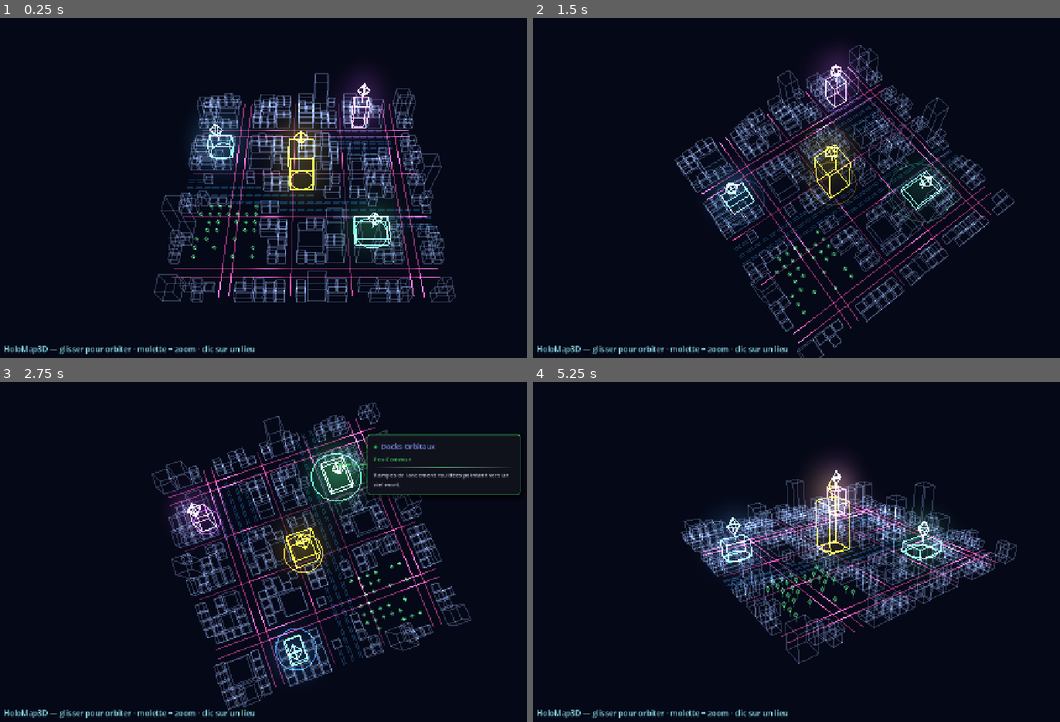
Above: before the commit, frames 1-4 (two rows, left to right).
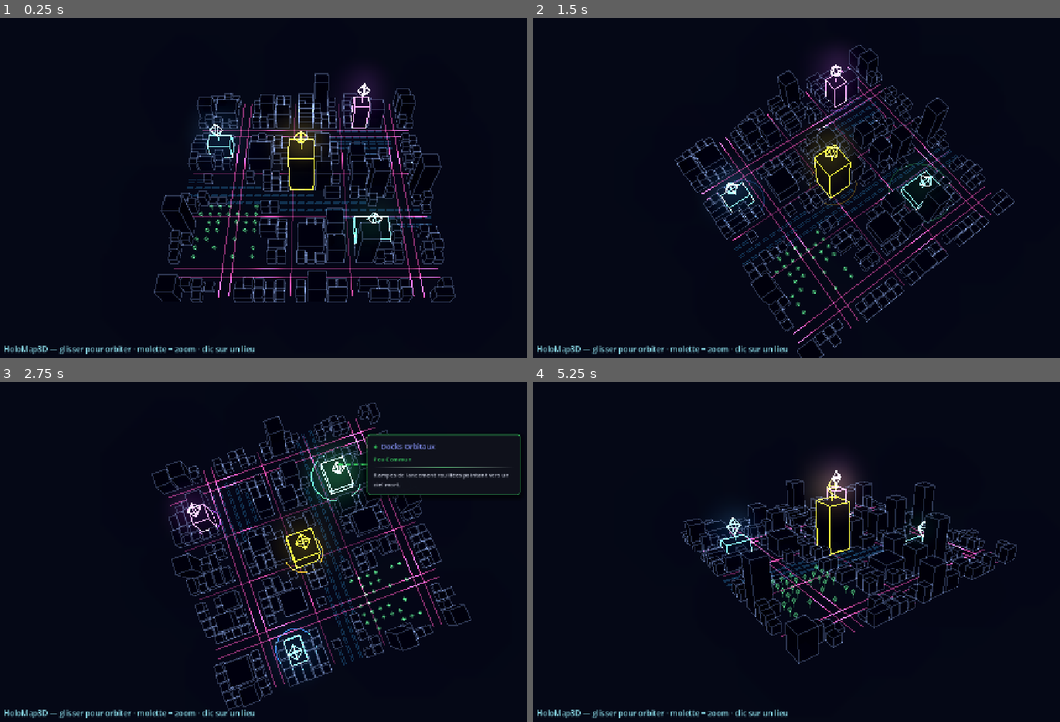
Above: after the commit, the same moments.

Repository: Rhend/Reliquary
Game: Godot game, scene res://scenes/holomap3d/holo_map_3d.tscn
Same seed, same stepped clock (60 frames per second), same inputs: the game is played once before the commit and once after it. This scene is started directly instead of the project's main scene.
Inputs (mouse positions are in pixels of both pictures, inside the frame that each line leads up to):
- Up to frame 1 (0.25 s): no input
- Up to frame 2 (1.5 s): tap Enter at 0.5, 0.6 s; move the mouse to (975, 167) at 0.52 s; hold Right 0.53-1.25 s; click (975, 167) at 0.67 s; tap Space (ui_select) at 0.77 s; drag from (717, 201) to (807, 252) at 1.27 s
- Up to frame 3 (2.75 s): move the mouse to (368, 470) at 2.02 s; hold Right from 2.03 s (still down); tap Enter at 2.1 s
- Up to frame 4 (5.25 s): release Right at 2.75 s; drag from (807, 616) to (654, 497) at 2.77 s; move the mouse to (1023, 599) at 3.52 s; hold Left 3.53-4.25 s; tap Enter at 3.6, 5.1 s; tap Space (ui_select) at 3.77 s; drag from (654, 497) to (743, 460) at 4.27 s; move the mouse to (870, 548) at 5.02 s; hold Left from 5.03 s (still down); click (870, 548) at 5.17 s

The runs differ from the first frame. In frame 1, 6.7% of the frame differs, in the area x 30-86%, y 17-84%; in frame 2, 4.5%; in frame 3, 4.1%; in frame 4, 8.2%, in the area x 28-92%, y 28-80%.

Commit message:
feat(holomap3d): faces sombres semi-opaques (occlusion douce, anti-fouillis)
Ajoute aux bâtiments (remplissage + lieux) des faces extérieures remplies très
sombres et semi-transparentes (holo_face.gdshader, blend_mix) qui ÉCRIVENT la
profondeur (depth_draw_always) → les arêtes des bâtiments derrière sont
occultées au lieu de traverser (fin du « rayon X »). Les arêtes lumineuses
(additif) sont dessinées par-dessus (render_priority plus haut) et les faces
légèrement insérées (96 %) → arêtes jamais avalées, glow des lieux préservé.

Opacité des faces exposée (opacite_faces, 0=holo → 1=masquant) + couleur
(couleur_faces, très sombre). Contour creux, routes-néon, fond noir, lieux
tier_color+glow, pins/tooltip/orbite : inchangés.

Co-Authored-By: Claude Opus 4.8 <noreply@anthropic.com>

Diff:
--- a/scenes/holomap3d/HoloLocation3D.gd
+++ b/scenes/holomap3d/HoloLocation3D.gd
@@ -30,6 +30,8 @@
 var pin_float: float = 0.6               # distance du pin au-dessus du toit
 var ring_radius: float = 0.8
 var line_shader: Shader
+var face_material: Material               # faces sombres semi-opaques (occlusion)
+var face_inset: float = 0.96
 
 var _t := 0.0
 var _hover := false
@@ -84,6 +86,18 @@
 			clique.emit(lieu_id)
 
 func _construire() -> void:
+	# ── Faces sombres semi-opaques (occlusion douce), légèrement insérées ──
+	if face_material != null:
+		var sf := HoloMesh3D.st_tri()
+		var nf := HoloMesh3D.box_faces(sf, Vector3.ZERO,
+				taille_x * face_inset, hauteur * face_inset, taille_z * face_inset)
+		var fmesh := HoloMesh3D.commit(sf, nf)
+		if fmesh != null:
+			var mif := MeshInstance3D.new()
+			mif.mesh = fmesh
+			mif.material_override = face_material
+			add_child(mif)
+
 	# ── Bâtiment-lieu : contour creux UNIQUEMENT (12 arêtes, pas de quadrillage) ──
 	var sb := HoloMesh3D.st()
 	var n := HoloMesh3D.box(sb, Vector3.ZERO, taille_x, hauteur, taille_z, col)
--- a/scenes/holomap3d/HoloMap3D.gd
+++ b/scenes/holomap3d/HoloMap3D.gd
@@ -30,6 +30,8 @@
 const LINE_SHADER := preload("res://scenes/holomap3d/holo_line.gdshader")
 const POST_SHADER := preload("res://scenes/holomap3d/holo_post.gdshader")
 const ROUTE_SHADER := preload("res://scenes/holomap3d/holo_route.gdshader")
+const FACE_SHADER := preload("res://scenes/holomap3d/holo_face.gdshader")
+const FACE_INSET := 0.96   # faces légèrement insérées → les arêtes ne sont pas avalées
 
 @export var seed_val := 1337
 
@@ -76,6 +78,10 @@
 # ─── Palette (DA UIColors) ────────────────────────────────────
 @export_group("Palette")
 @export var couleur_decor_bati := Color(0.34, 0.40, 0.52)  # bleu-gris désaturé (remplissage)
+# Faces sombres semi-transparentes (occlusion douce). Opacité réglable :
+# 0 = quasi transparent (très holo) → 1 = bien masquant.
+@export var couleur_faces := Color(0.02, 0.03, 0.06)
+@export_range(0.0, 1.0) var opacite_faces := 0.5
 @export var couleur_eau := Color(0.16, 0.42, 0.62)
 @export var couleur_parc := Color(0.22, 0.52, 0.30)
 @export var luminosite_decor := 0.5   # émission FAIBLE du décor (sous le seuil de glow)
@@ -104,6 +110,7 @@
 var _lieux_node: Node3D
 var _mat_decor: ShaderMaterial
 var _mat_routes: ShaderMaterial
+var _mat_faces: ShaderMaterial
 var _post_mat: ShaderMaterial
 
 var _yaw := 0.0
@@ -173,6 +180,14 @@
 	_mat_routes.set_shader_parameter("flux_intensite", flux_intensite)
 	_mat_routes.set_shader_parameter("flux_vitesse", flux_vitesse)
 	_mat_routes.set_shader_parameter("flux_frequence", flux_frequence)
+
+	# Faces sombres : dessinées AVANT les arêtes (render_priority plus bas) et
+	# écrivant la profondeur → occlusion des lignes derrière.
+	_mat_faces = ShaderMaterial.new()
+	_mat_faces.shader = FACE_SHADER
+	_mat_faces.set_shader_parameter("face_color", couleur_faces)
+	_mat_faces.set_shader_parameter("opacite", opacite_faces)
+	_mat_faces.render_priority = -1
 
 func _setup_post() -> void:
 	var layer := CanvasLayer.new()
@@ -365,8 +380,10 @@
 	var rng := RandomNumberGenerator.new()
 	rng.seed = seed_val
 	var occ := {}
-	var s := HoloMesh3D.st()
+	var s := HoloMesh3D.st()           # arêtes lumineuses
+	var sf := HoloMesh3D.st_tri()      # faces sombres semi-opaques
 	var n := 0
+	var nf := 0
 	var col := Color(couleur_decor_bati, 0.85)
 	for x in grille:
 		for y in grille:
@@ -390,7 +407,16 @@
 			var centre := _centre_emprise(x, y, g.emprise)
 			# Contour creux UNIQUEMENT (12 arêtes) — aucun quadrillage interne.
 			n += HoloMesh3D.box(s, centre, sx, sy, sz, col)
+			# Faces sombres légèrement insérées (occlusion douce).
+			nf += HoloMesh3D.box_faces(sf, centre, sx * FACE_INSET, sy * FACE_INSET, sz * FACE_INSET)
 	_ajouter_mesh(HoloMesh3D.commit(s, n), "Ville")
+	var fmesh := HoloMesh3D.commit(sf, nf)
+	if fmesh != null:
+		var mif := MeshInstance3D.new()
+		mif.name = "VilleFaces"
+		mif.mesh = fmesh
+		mif.material_override = _mat_faces
+		_monde.add_child(mif)
 
 # Premier gabarit (ordre aléatoire) dont l'emprise tient ici (pas de route /
 # décor / occupé / hors-grille sous l'empreinte).
@@ -476,6 +502,8 @@
 		loc.etages       = l.etages
 		loc.ring_radius  = maxf(l.emprise.x, l.emprise.y) * taille_cellule * 0.7
 		loc.line_shader  = LINE_SHADER
+		loc.face_material = _mat_faces
+		loc.face_inset   = FACE_INSET
 		loc.position     = _centre_emprise(l.cellule.x, l.cellule.y, l.emprise)
 		loc.clique.connect(_on_lieu_clique)
 		loc.survol_change.connect(_on_survol)
--- a/scenes/holomap3d/HoloMesh3D.gd
+++ b/scenes/holomap3d/HoloMesh3D.gd
@@ -12,6 +12,42 @@
 	var s := SurfaceTool.new()
 	s.begin(Mesh.PRIMITIVE_LINES)
 	return s
+
+# SurfaceTool en triangles (faces pleines des bâtiments).
+static func st_tri() -> SurfaceTool:
+	var s := SurfaceTool.new()
+	s.begin(Mesh.PRIMITIVE_TRIANGLES)
+	return s
+
+static func _tri(s: SurfaceTool, a: Vector3, b: Vector3, c: Vector3) -> int:
+	s.add_vertex(a); s.add_vertex(b); s.add_vertex(c)
+	return 3
+
+static func _quad(s: SurfaceTool, a: Vector3, b: Vector3, c: Vector3, d: Vector3) -> int:
+	return _tri(s, a, b, c) + _tri(s, a, c, d)
+
+# Faces pleines d'une boîte (toit + 4 côtés ; sol omis, jamais visible).
+# Base centrée en `c` au sol, hauteur `sy` sur +Y.
+static func box_faces(s: SurfaceTool, c: Vector3, sx: float, sy: float, sz: float) -> int:
+	var hx := sx * 0.5
+	var hz := sz * 0.5
+	var y0 := c.y
+	var y1 := c.y + sy
+	var b0 := Vector3(c.x - hx, y0, c.z - hz)
+	var b1 := Vector3(c.x + hx, y0, c.z - hz)
+	var b2 := Vector3(c.x + hx, y0, c.z + hz)
+	var b3 := Vector3(c.x - hx, y0, c.z + hz)
+	var t0 := Vector3(c.x - hx, y1, c.z - hz)
+	var t1 := Vector3(c.x + hx, y1, c.z - hz)
+	var t2 := Vector3(c.x + hx, y1, c.z + hz)
+	var t3 := Vector3(c.x - hx, y1, c.z + hz)
+	var n := 0
+	n += _quad(s, t0, t1, t2, t3)   # toit
+	n += _quad(s, b0, b1, t1, t0)
+	n += _quad(s, b1, b2, t2, t1)
+	n += _quad(s, b2, b3, t3, t2)
+	n += _quad(s, b3, b0, t0, t3)
+	return n
 
 # Finalise (null si aucune ligne — évite un mesh vide invalide).
 static func commit(s: SurfaceTool, compte: int) -> ArrayMesh:
--- /dev/null
+++ b/scenes/holomap3d/holo_face.gdshader
@@ -0,0 +1,23 @@
+// ============================================================
+// holo_face.gdshader - Faces sombres semi-transparentes des bâtiments.
+//
+// Remplit les faces extérieures de la boîte d'un bâtiment en couleur très
+// sombre + alpha réglable. ÉCRIT la profondeur (depth_draw_always) → les
+// arêtes/lignes des bâtiments DERRIÈRE sont occultées (anti-fouillis), tout
+// en laissant transparaître partiellement le fond. Les arêtes lumineuses
+// (holo_line, additif) sont dessinées APRÈS et par-dessus (render_priority
+// plus haut), donc restent nettes au-dessus de leurs faces.
+//
+// blend_mix (et non additif) : les faces ASSOMBRISSENT/masquent, elles
+// n'ajoutent pas de lumière. IMPORTANT : commentaires ASCII pur.
+// ============================================================
+shader_type spatial;
+render_mode unshaded, cull_disabled, depth_draw_always, shadows_disabled;
+
+uniform vec4  face_color : source_color = vec4(0.02, 0.03, 0.06, 1.0); // très sombre, légèrement teinté
+uniform float opacite = 0.5;   // 0 = quasi transparent (holo) .. 1 = bien masquant
+
+void fragment() {
+	ALBEDO = face_color.rgb;
+	ALPHA = clamp(opacite, 0.0, 1.0);
+}
Not shown, added: scenes/holomap3d/holo_face.gdshader.uid
